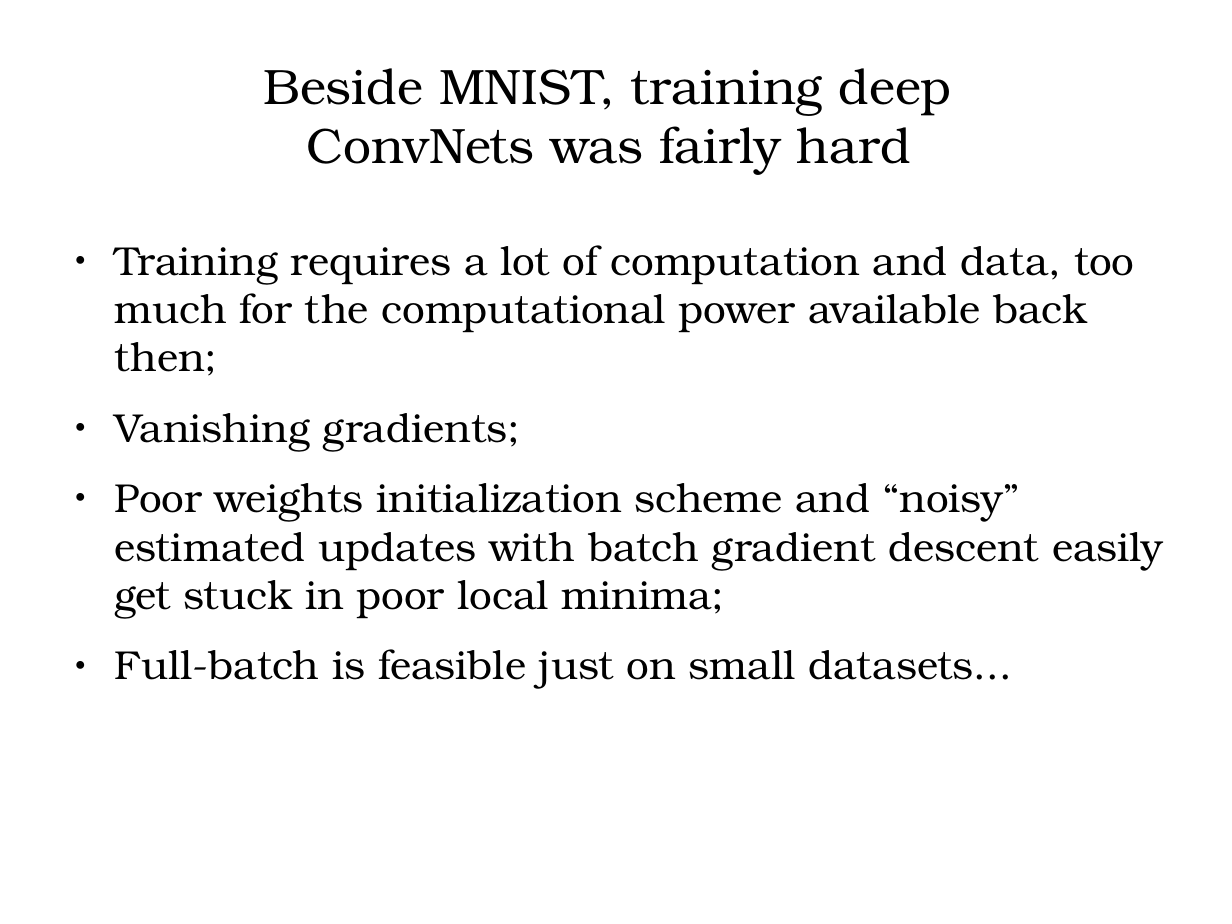
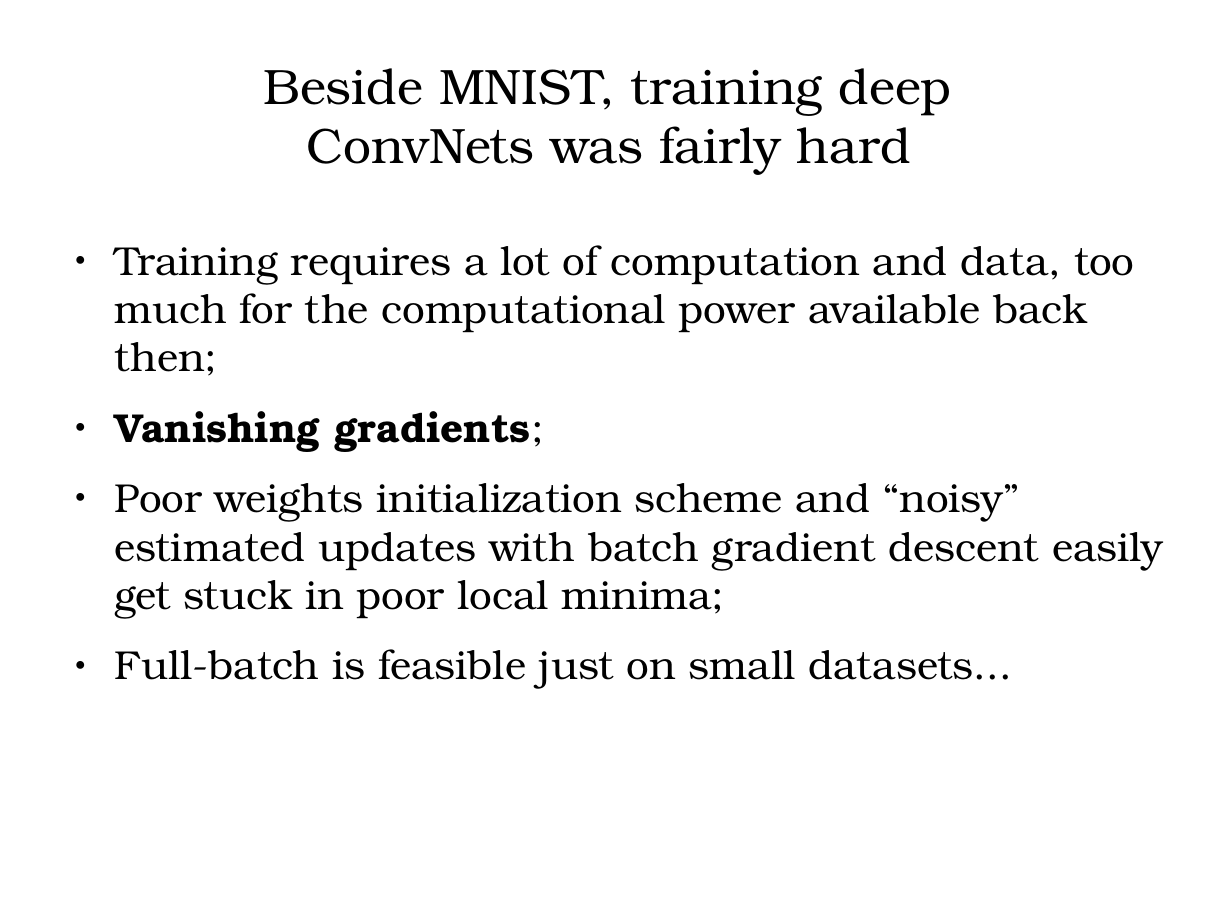
Before and after one commit to alessandroferrari/Deep-learning-An-Historical-perspective-slides, a slide deck: slide 23 of presentazione_deeplearning.odp. Drawn at 1232x924 pixels with LibreOffice and Linux fonts; fonts in the diff are those of the drawing. Boxes give left, top, right and bottom in pixels: in the first picture for what was removed or moved away, otherwise in the second. Text is boxed around its words. In the diff, an @@ line names an element or a change of style, - is before the commit and + after.

```diff
--- a/presentazione_deeplearning.odp
+++ b/presentazione_deeplearning.odp
@@ text at [114, 411, 545, 452]: bold on in "Vanishing gradients;" @@
```
Also in this commit, not shown: 5 other slides changed, 1 other file.
